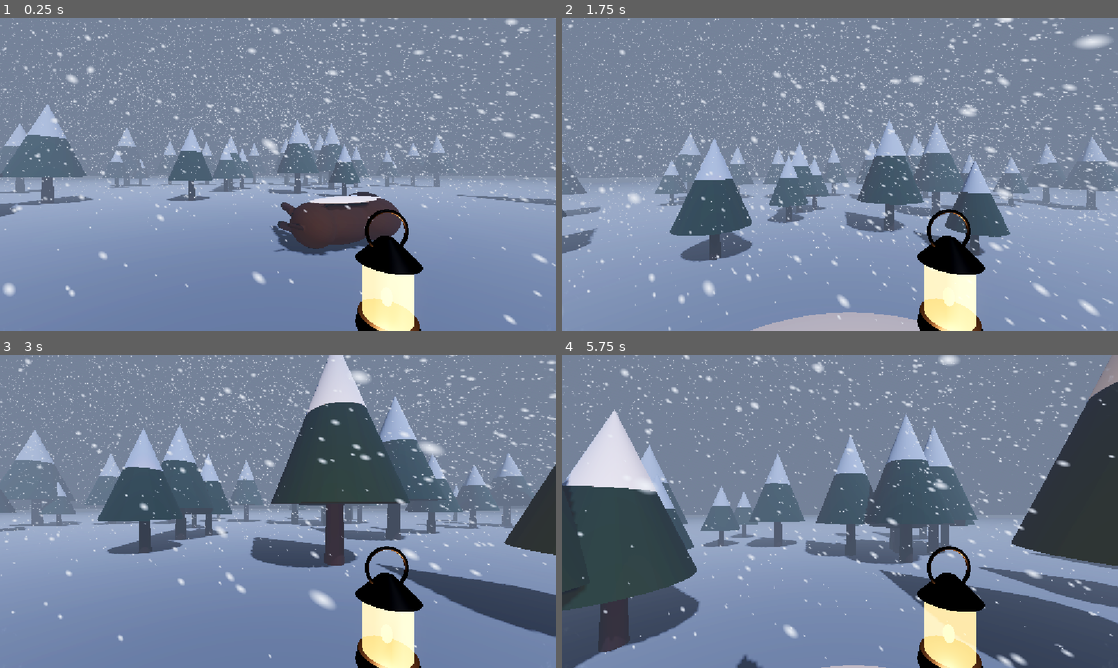
Above: before the commit, frames 1-4 (two rows, left to right).
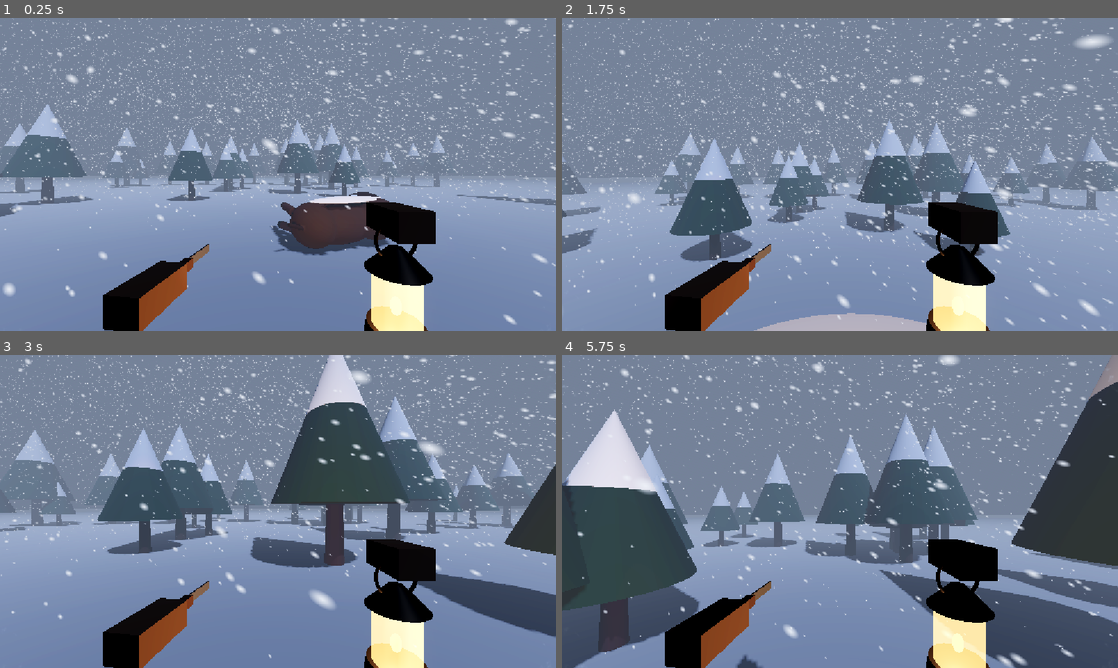
Above: after the commit, the same moments.

Repository: Fardeen16/Warm_Game
Game: Godot game, scene res://scenes/main.tscn
Same seed, same stepped clock (60 frames per second), same inputs: the game is played once before the commit and once after it.
Inputs (mouse positions are in pixels of both pictures, inside the frame that each line leads up to):
- Up to frame 1 (0.25 s): no input
- Up to frame 2 (1.75 s): move the mouse to (867, 174) at 0.52 s; hold E (interact) 0.53-1.28 s; hold W (move_forward) from 0.53 s (still down); tap Space (jump) at 0.77, 0.8, 1.07, 1.35, 1.52 s; move the mouse to (812, 174) at 1.27 s; tap E (interact) at 1.55 s
- Up to frame 3 (3 s): keep holding W (move_forward); tap Space (jump) at 1.82, 2.3 s; move the mouse to (289, 505) at 2.02 s; hold E (interact) 2.03-2.78 s; move the mouse to (272, 517) at 2.77 s; tap E (interact) at 2.85 s
- Up to frame 4 (5.75 s): keep holding W (move_forward); tap Space (jump) at 3.02, 3.32, 3.6, 3.77, 4.07, 4.52, 4.82, 5.3 s; move the mouse to (878, 514) at 3.52 s; move the mouse to (795, 508) at 4.27 s; tap E (interact) at 4.35 s; move the mouse to (845, 511) at 5.02 s; hold E (interact) from 5.03 s (still down)

The runs differ from the first frame. In frame 1, 5.2% of the frame differs, in the area x 18-79%, y 58-100%; in frame 2, 5.3%; in frame 3, 5.2%; in frame 4, 5.3%.

Commit message:
Add placeholder hands with lantern and knife; kneel and cut hind to neck
Right hand holds the lantern, left hand holds a knife. Holding E at the
belly makes the player kneel; the left hand reaches out and saws while the
slit opens from the hind belly toward the neck, with the view following the
knife. Once open the player stays kneeling, ready to crawl in.

Co-Authored-By: Claude Opus 5.5 <noreply@anthropic.com>

Diff:
--- a/scenes/main.tscn
+++ b/scenes/main.tscn
@@ -7,7 +7,7 @@
 [ext_resource type="PackedScene" path="res://scenes/props/bison_carcass.tscn" id="5_bison"]
 [ext_resource type="Script" uid="uid://bw6laqe38j5ho" path="res://scripts/hud.gd" id="6_hud"]
 [ext_resource type="Script" uid="uid://bc4g6fchxq11o" path="res://scripts/freeze_effect.gd" id="7_freeze"]
-[ext_resource type="PackedScene" path="res://scenes/props/lantern.tscn" id="8_lantern"]
+[ext_resource type="PackedScene" path="res://scenes/player/hands.tscn" id="8_hands"]
 
 [sub_resource type="ProceduralSkyMaterial" id="ProceduralSkyMaterial_night"]
 sky_top_color = Color(0.01, 0.012, 0.025, 1)
@@ -104,9 +104,7 @@
 
 [node name="InteractRay" type="RayCast3D" parent="Player/Head/Camera3D" unique_id=1697775168]
 
-[node name="Lantern" parent="Player/Head/Camera3D" unique_id=68159463 instance=ExtResource("8_lantern")]
-transform = Transform3D(1, 0, 0, 0, 1, 0, 0, 0, 1, 0.24, -0.34, -0.45)
-light_energy = 1.0
+[node name="Hands" parent="Player/Head/Camera3D" instance=ExtResource("8_hands")]
 
 [node name="BisonCarcass" parent="." unique_id=1037808181 instance=ExtResource("5_bison")]
 transform = Transform3D(0.866025, 0, 0.5, 0, 1, 0, -0.5, 0, 0.866025, 1.5, 0, -5)
--- /dev/null
+++ b/scenes/player/hands.tscn
@@ -0,0 +1,64 @@
+[gd_scene format=3]
+
+[ext_resource type="Script" path="res://scripts/hands.gd" id="1_hands"]
+[ext_resource type="PackedScene" path="res://scenes/props/lantern.tscn" id="2_lantern"]
+
+[sub_resource type="StandardMaterial3D" id="StandardMaterial3D_glove"]
+albedo_color = Color(0.24, 0.17, 0.11, 1)
+roughness = 0.9
+
+[sub_resource type="BoxMesh" id="BoxMesh_hand"]
+material = SubResource("StandardMaterial3D_glove")
+size = Vector3(0.07, 0.06, 0.14)
+
+[sub_resource type="StandardMaterial3D" id="StandardMaterial3D_grip"]
+albedo_color = Color(0.2, 0.12, 0.07, 1)
+roughness = 0.8
+
+[sub_resource type="BoxMesh" id="BoxMesh_grip"]
+material = SubResource("StandardMaterial3D_grip")
+size = Vector3(0.022, 0.026, 0.09)
+
+[sub_resource type="StandardMaterial3D" id="StandardMaterial3D_steel"]
+albedo_color = Color(0.7, 0.72, 0.75, 1)
+metallic = 0.9
+roughness = 0.25
+
+[sub_resource type="BoxMesh" id="BoxMesh_blade"]
+material = SubResource("StandardMaterial3D_steel")
+size = Vector3(0.005, 0.024, 0.11)
+
+[node name="Hands" type="Node3D"]
+script = ExtResource("1_hands")
+
+[node name="RightHand" type="Node3D" parent="."]
+position = Vector3(0.26, -0.1, -0.45)
+
+[node name="Model" type="MeshInstance3D" parent="RightHand"]
+cast_shadow = 0
+mesh = SubResource("BoxMesh_hand")
+
+[node name="Lantern" parent="RightHand" instance=ExtResource("2_lantern")]
+position = Vector3(0, -0.26, 0)
+light_energy = 1.0
+
+[node name="LeftHand" type="Node3D" parent="."]
+position = Vector3(-0.26, -0.24, -0.42)
+rotation_degrees = Vector3(0, -8, 0)
+
+[node name="Model" type="MeshInstance3D" parent="LeftHand"]
+cast_shadow = 0
+mesh = SubResource("BoxMesh_hand")
+
+[node name="Knife" type="Node3D" parent="LeftHand"]
+position = Vector3(0, 0, -0.07)
+
+[node name="Grip" type="MeshInstance3D" parent="LeftHand/Knife"]
+position = Vector3(0, 0, -0.02)
+cast_shadow = 0
+mesh = SubResource("BoxMesh_grip")
+
+[node name="Blade" type="MeshInstance3D" parent="LeftHand/Knife"]
+position = Vector3(0, 0.002, -0.12)
+cast_shadow = 0
+mesh = SubResource("BoxMesh_blade")
--- a/scenes/props/bison_carcass.tscn
+++ b/scenes/props/bison_carcass.tscn
@@ -30,7 +30,7 @@
 material = SubResource("StandardMaterial3D_yvj5m")
 
 [sub_resource type="BoxShape3D" id="BoxShape3D_cutzone"]
-size = Vector3(2.4, 2, 1.6)
+size = Vector3(2.4, 2, 1.9)
 
 [node name="BisonCarcass" type="Node3D" unique_id=565727389]
 script = ExtResource("1_rshaf")
@@ -160,10 +160,10 @@
 material = SubResource("StandardMaterial3D_l36rf")
 
 [node name="Opening" type="CSGBox3D" parent="Body" unique_id=1053953059]
-transform = Transform3D(1, 0, 0, 0, 1, 0, 0, 0, 1, -0.05, 0.6, -0.65)
+transform = Transform3D(1, 0, 0, 0, 1, 0, 0, 0, 1, 0.1, 0.6, -0.65)
 visible = false
 operation = 2
-size = Vector3(1.4, 0.55, 0.6)
+size = Vector3(1.75, 0.55, 0.6)
 material = SubResource("StandardMaterial3D_l36rf")
 
 [node name="SnowDrift" type="MeshInstance3D" parent="." unique_id=852591687]
@@ -178,8 +178,12 @@
 position = Vector3(-0.05, 0.6, -1.8)
 rotation_degrees = Vector3(-15, 180, 0)
 
+[node name="KneelPoint" type="Marker3D" parent="."]
+position = Vector3(0.1, 0, -1.35)
+rotation_degrees = Vector3(0, 180, 0)
+
 [node name="CutZone" type="Area3D" parent="."]
-position = Vector3(-0.05, 1, -2.1)
+position = Vector3(-0.05, 1, -2.0)
 
 [node name="Shape" type="CollisionShape3D" parent="CutZone"]
 shape = SubResource("BoxShape3D_cutzone")
--- a/scripts/bison_carcass.gd
+++ b/scripts/bison_carcass.gd
@@ -1,8 +1,9 @@
 @tool
 class_name BisonCarcass
 extends Node3D
-## Dead wood bison lying on its side. Stand at its belly (CutZone) and hold E to slice it
-## open, then press E to crawl inside, which loads the inside_scene.
+## Dead wood bison lying on its side. Stand at its belly (CutZone) and hold E: the player
+## kneels and slices it open with the knife, from the hind belly up to the neck. Then press E
+## to crawl inside, which loads the inside_scene.
 ## Built from placeholder CSG shapes; swap the Body for a real model later.
 
 signal opened
@@ -20,6 +21,9 @@
 @export_file("*.tscn") var inside_scene: String = "res://scenes/inside_carcass.tscn"
 
 var _cut_progress := 0.0
+# Full cut along the body's length, from the Opening box (x from the hind end to the neck).
+var _cut_start_x := 0.0
+var _cut_length := 0.0
 var _player_in_reach: Node3D
 var _entered := false
 
@@ -27,10 +31,13 @@
 @onready var _opening: CSGShape3D = $Body/Opening
 @onready var _entry_point: Marker3D = $EntryPoint
 @onready var _hide_point: Marker3D = $HidePoint
+@onready var _kneel_point: Marker3D = $KneelPoint
 
 
 func _ready() -> void:
 	add_to_group("interactable")
+	_cut_length = (_opening as CSGBox3D).size.x
+	_cut_start_x = _opening.position.x - _cut_length * 0.5
 	var cut_zone: Area3D = $CutZone
 	cut_zone.body_entered.connect(_on_cut_zone_body_entered)
 	cut_zone.body_exited.connect(_on_cut_zone_body_exited)
@@ -45,20 +52,37 @@
 	return "Press E to crawl inside" if is_cut_open else "Hold E to cut it open"
 
 
+## Once it's open, stay kneeling at the opening, ready to crawl in.
+func keep_kneeling() -> bool:
+	return is_cut_open
+
+
 func get_progress() -> float:
 	return -1.0 if is_cut_open else _cut_progress
 
 
 func interact(player: Node3D, delta: float, just_pressed: bool) -> void:
 	if not is_cut_open:
-		_cut_progress = minf(_cut_progress + delta / cut_duration, 1.0)
-		_update_cut()
-		if _cut_progress >= 1.0:
-			is_cut_open = true
-			opened.emit()
+		player.kneel_at(_kneel_point)
+		# Only cut once the player is down on their knees at the belly.
+		if player.is_kneeling():
+			_cut_progress = minf(_cut_progress + delta / cut_duration, 1.0)
+			_update_cut()
+			if _cut_progress >= 1.0:
+				is_cut_open = true
+				opened.emit()
+		player.show_cut(_cut_point())
 	elif just_pressed and player.has_method("enter_shelter"):
 		_entered = true
 		player.enter_shelter(_entry_point, _hide_point, _on_player_inside)
+
+
+## Where the knife is: the end of the cut so far, on the surface of the belly.
+func _cut_point() -> Vector3:
+	var x := _cut_start_x + _cut_length * _cut_progress
+	# The belly is rounded, so the surface sits further in toward the ends of the body.
+	var z := -0.7 * sqrt(maxf(0.0, 1.0 - pow(x / 1.3, 2.0)))
+	return to_global(Vector3(x, _opening.position.y, z))
 
 
 func _on_player_inside() -> void:
@@ -81,7 +105,11 @@
 	if not is_node_ready():
 		return
 	# Hidden CSG children are left out of the combined shape, so this closes the body up.
-	# The slit starts as a thin line in the middle and widens as the cut goes on.
+	# The slit runs from the hind end toward the neck, widening as the cut goes on.
 	_cavity.visible = _cut_progress > 0.0
 	_opening.visible = _cut_progress > 0.02
-	_opening.scale = Vector3(maxf(_cut_progress, 0.02), lerpf(0.15, 1.0, _cut_progress), 1.0)
+	# Closed or fully open both use the full-size box, so the saved scene never changes.
+	var length := _cut_progress if _cut_progress > 0.02 and _cut_progress < 1.0 else 1.0
+	_opening.scale = Vector3(length, lerpf(0.15, 1.0, length), 1.0)
+	if _cut_length > 0.0:
+		_opening.position.x = _cut_start_x + _cut_length * length * 0.5
--- /dev/null
+++ b/scripts/hands.gd
@@ -0,0 +1,51 @@
+class_name Hands
+extends Node3D
+## First-person hands: the right hand holds the lantern, the left holds a knife. While cutting,
+## the left hand reaches out to the cut and saws along it. Placeholder boxes for now; swap the
+## Model nodes for real hands and the Knife for your own model.
+
+## How far the left hand can reach from the camera (m).
+@export var reach: float = 0.8
+## Distance from the hand to the knife tip, so the tip touches the cut (m).
+@export var knife_length: float = 0.2
+
+@onready var _left: Node3D = $LeftHand
+
+var _left_rest: Transform3D
+var _cutting := false
+var _cut_point := Vector3.ZERO
+var _blend := 0.0
+var _time := 0.0
+
+
+func _ready() -> void:
+	_left_rest = _left.transform
+
+
+## Called every frame by the player: whether the knife is cutting, and where.
+func set_cut(active: bool, point: Vector3) -> void:
+	_cutting = active
+	if active:
+		_cut_point = point
+
+
+func _process(delta: float) -> void:
+	_time += delta
+	_blend = move_toward(_blend, 1.0 if _cutting else 0.0, delta * 3.0)
+	if _blend <= 0.0:
+		_left.transform = _left_rest
+		return
+
+	# Reach from the lower left of the view toward the cut, knife pointing into it.
+	var shoulder := global_transform * Vector3(-0.15, -0.2, 0.0)
+	var to_cut := _cut_point - shoulder
+	var dist := to_cut.length()
+	var dir := to_cut / maxf(dist, 0.001)
+	var hand_pos := shoulder + dir * clampf(dist - knife_length, 0.1, reach)
+	if _cutting:
+		# Sawing back and forth.
+		hand_pos += dir * sin(_time * 14.0) * 0.02
+	var reaching := Transform3D(Basis.looking_at(dir), hand_pos)
+
+	var resting := global_transform * _left_rest
+	_left.global_transform = resting.interpolate_with(reaching, smoothstep(0.0, 1.0, _blend))
--- a/scripts/player.gd
+++ b/scripts/player.gd
@@ -2,7 +2,8 @@
 extends CharacterBody3D
 ## Simple first-person controller: WASD / arrows to move, Space to jump, mouse to look,
 ## E to interact with whatever you are looking at (nodes in the "interactable" group).
-## Esc frees the mouse, click to capture it again.
+## Esc frees the mouse, click to capture it again. Things can make the player kneel (to cut)
+## and show where the knife is; the Hands under the camera follow along.
 
 ## Prompt text and hold progress (-1 when there is no progress bar) for the HUD.
 signal interaction_changed(prompt: String, progress: float)
@@ -16,25 +17,34 @@
 @export var mouse_sensitivity: float = 0.002
 ## How far away you can interact with things (m).
 @export var reach: float = 3.0
+## Eye height when kneeling (m).
+@export var kneel_height: float = 0.95
 
 var controls_enabled := true
 # Kept while E is held, so looking into the cut you are making doesn't drop it.
 var _held_target: Node
+# Where the player is kneeling, null when standing.
+var _kneel_target: Node3D
+var _stand_height := 0.0
+var _cut_point := Vector3.ZERO
+var _cut_frame := -1
 
 @onready var head: Node3D = $Head
 @onready var camera: Camera3D = $Head/Camera3D
 @onready var _interact_ray: RayCast3D = $Head/Camera3D/InteractRay
+@onready var _hands: Hands = get_node_or_null("Head/Camera3D/Hands")
 
 
 func _ready() -> void:
 	Input.mouse_mode = Input.MOUSE_MODE_CAPTURED
 	_interact_ray.target_position = Vector3.FORWARD * reach
 	_interact_ray.add_exception(self)
+	_stand_height = head.position.y
 
 
 func _unhandled_input(event: InputEvent) -> void:
 	if event is InputEventMouseMotion and Input.mouse_mode == Input.MOUSE_MODE_CAPTURED:
-		if controls_enabled:
+		if controls_enabled and _kneel_target == null:
 			rotate_y(-event.relative.x * mouse_sensitivity)
 			head.rotate_x(-event.relative.y * mouse_sensitivity)
 			head.rotation.x = clampf(head.rotation.x, deg_to_rad(-89.0), deg_to_rad(89.0))
@@ -50,19 +60,30 @@
 
 	var input := Vector2.ZERO
 	if controls_enabled:
-		if Input.is_action_just_pressed("jump") and is_on_floor():
+		input = Input.get_vector("move_left", "move_right", "move_forward", "move_back")
+		# Moving gets you back up off your knees.
+		if _kneel_target and input != Vector2.ZERO and not Input.is_action_pressed("interact"):
+			_kneel_target = null
+		if _kneel_target:
+			input = Vector2.ZERO
+		elif Input.is_action_just_pressed("jump") and is_on_floor():
 			velocity.y = jump_velocity
-		input = Input.get_vector("move_left", "move_right", "move_forward", "move_back")
 
 	var target := (transform.basis * Vector3(input.x, 0.0, input.y)).normalized() * move_speed
 	var accel := acceleration if is_on_floor() else acceleration * air_control
 	velocity.x = move_toward(velocity.x, target.x, accel * move_speed * delta)
 	velocity.z = move_toward(velocity.z, target.z, accel * move_speed * delta)
 
+	if _kneel_target:
+		_update_kneeling(delta)
+	head.position.y = move_toward(head.position.y, kneel_height if _kneel_target else _stand_height, delta * 2.5)
+
 	move_and_slide()
 
 	if controls_enabled:
 		_update_interaction(delta)
+	if _hands:
+		_hands.set_cut(_cut_frame == Engine.get_physics_frames(), _cut_point)
 
 
 func _update_interaction(delta: float) -> void:
@@ -72,6 +93,9 @@
 			target = _held_target
 		_held_target = target
 	else:
+		# Letting go stands you up, unless what you knelt for wants you to stay down.
+		if _held_target and not (_held_target.has_method("keep_kneeling") and _held_target.keep_kneeling()):
+			_kneel_target = null
 		_held_target = null
 	if target == null:
 		interaction_changed.emit("", -1.0)
@@ -91,6 +115,42 @@
 	if node and node.can_interact(self):
 		return node
 	return null
+
+
+## Kneels down at point (facing its -Z) while the interact key is held; letting go stands up.
+func kneel_at(point: Node3D) -> void:
+	_kneel_target = point
+
+
+## True once the player has finished getting down to the kneel point.
+func is_kneeling() -> bool:
+	if _kneel_target == null:
+		return false
+	var offset := _kneel_target.global_position - global_position
+	return Vector2(offset.x, offset.z).length() < 0.05 and absf(head.position.y - kneel_height) < 0.05
+
+
+## Shows the knife cutting at this world point this frame.
+func show_cut(point: Vector3) -> void:
+	_cut_point = point
+	_cut_frame = Engine.get_physics_frames()
+
+
+func _update_kneeling(delta: float) -> void:
+	var weight := 1.0 - exp(-8.0 * delta)
+	velocity = Vector3.ZERO
+	var spot := _kneel_target.global_position
+	global_position = global_position.lerp(Vector3(spot.x, global_position.y, spot.z), weight)
+	if global_position.distance_to(Vector3(spot.x, global_position.y, spot.z)) < 0.01:
+		global_position = Vector3(spot.x, global_position.y, spot.z)
+
+	# Look at the knife while cutting, otherwise the way the kneel point faces.
+	var look_at_point := _cut_point if _cut_frame >= Engine.get_physics_frames() - 1 else spot - _kneel_target.global_basis.z + Vector3.UP * 0.6
+	var dir := look_at_point - head.global_position
+	var yaw := atan2(-dir.x, -dir.z)
+	var pitch := atan2(dir.y, Vector2(dir.x, dir.z).length())
+	rotation.y = lerp_angle(rotation.y, yaw, weight * 0.6)
+	head.rotation.x = lerp_angle(head.rotation.x, pitch, weight * 0.6)
 
 
 ## Crouches down at entry, then crawls to inside, and calls on_inside when done.
Not shown, added: scripts/hands.gd.uid
